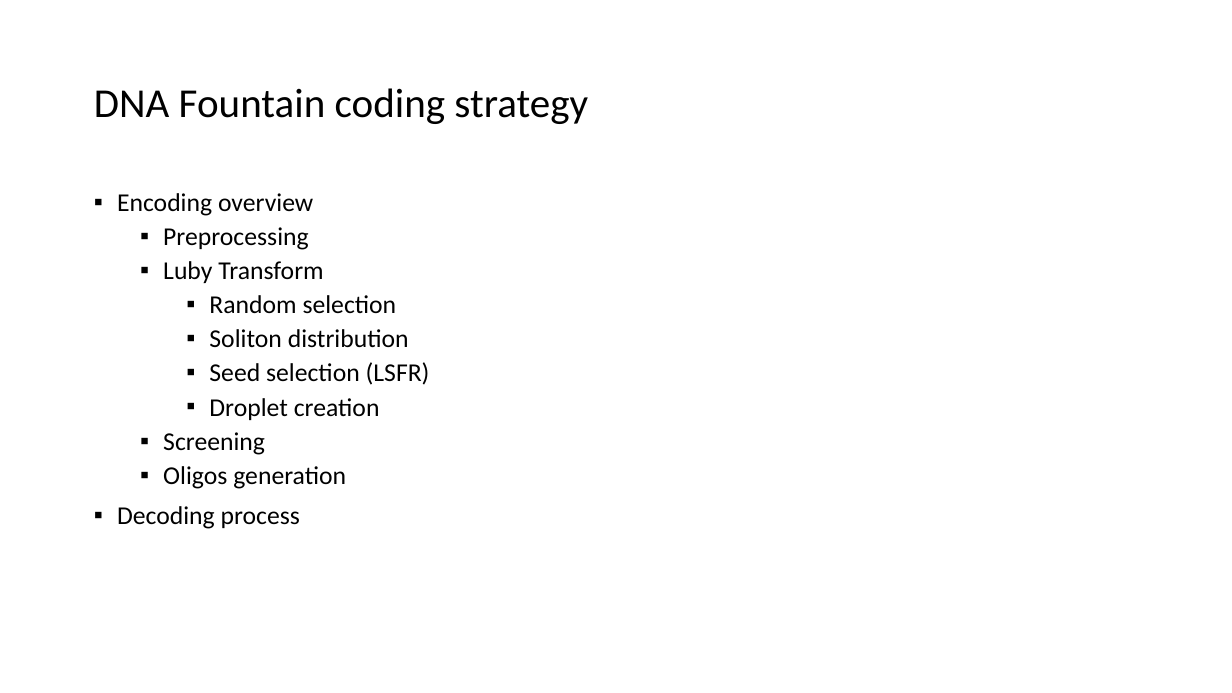
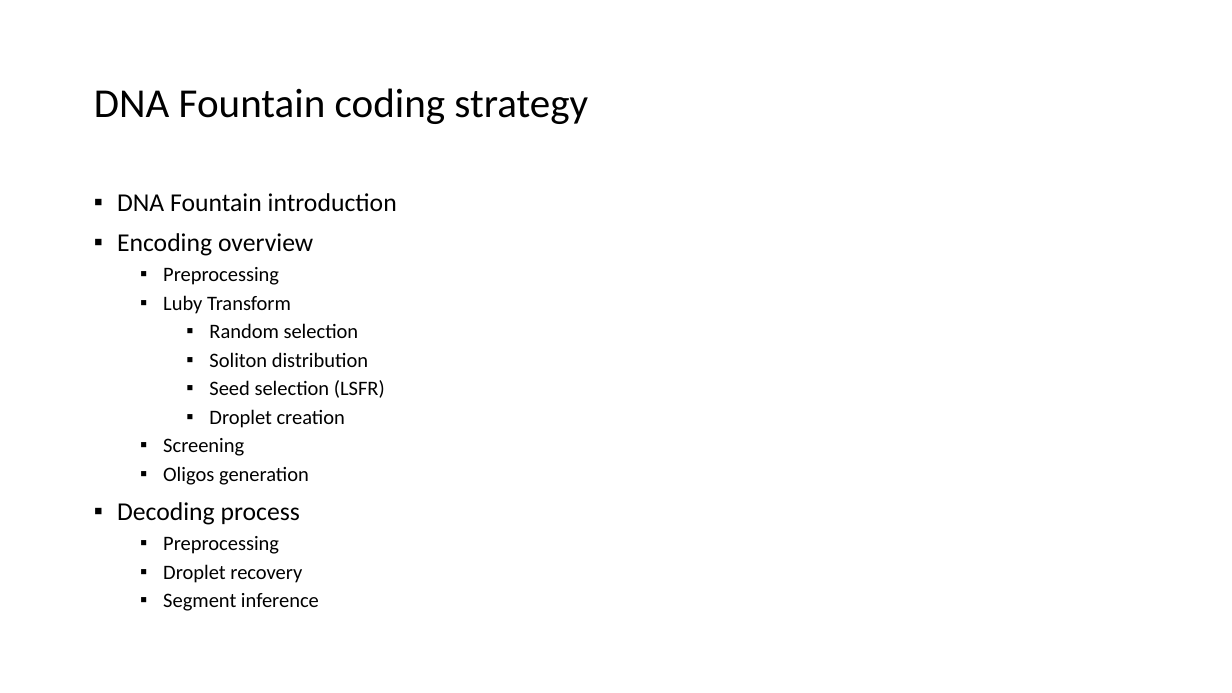
Before and after one commit to NakoNachev/dna_fountain, a slide deck: slide 2 of DNA Fountain_presi.pptx. Drawn at 1232x693 pixels with LibreOffice and Linux fonts; fonts in the diff are those of the drawing. Boxes give left, top, right and bottom in pixels: in the first picture for what was removed or moved away, otherwise in the second. Text is boxed around its words. In the diff, an @@ line names an element or a change of style, - is before the commit and + after.

```diff
--- a/DNA Fountain_presi.pptx
+++ b/DNA Fountain_presi.pptx
@@ text at bbox=[117, 193, 397, 212]: paragraph added @@
+▪ DNA Fountain introduction
@@ text at bbox=[163, 267, 385, 485]: size 20 to 16 pt in "Preprocessing", "Luby Transform", "Random selection", "Soliton distribution" and 4 more places @@
@@ text at bbox=[163, 536, 319, 611]: paragraphs added @@
+  ▪ Preprocessing
+  ▪ Droplet recovery
+  ▪ Segment inference
```
Also in this commit, not shown: 1 other slide changed, 7 slides added.
